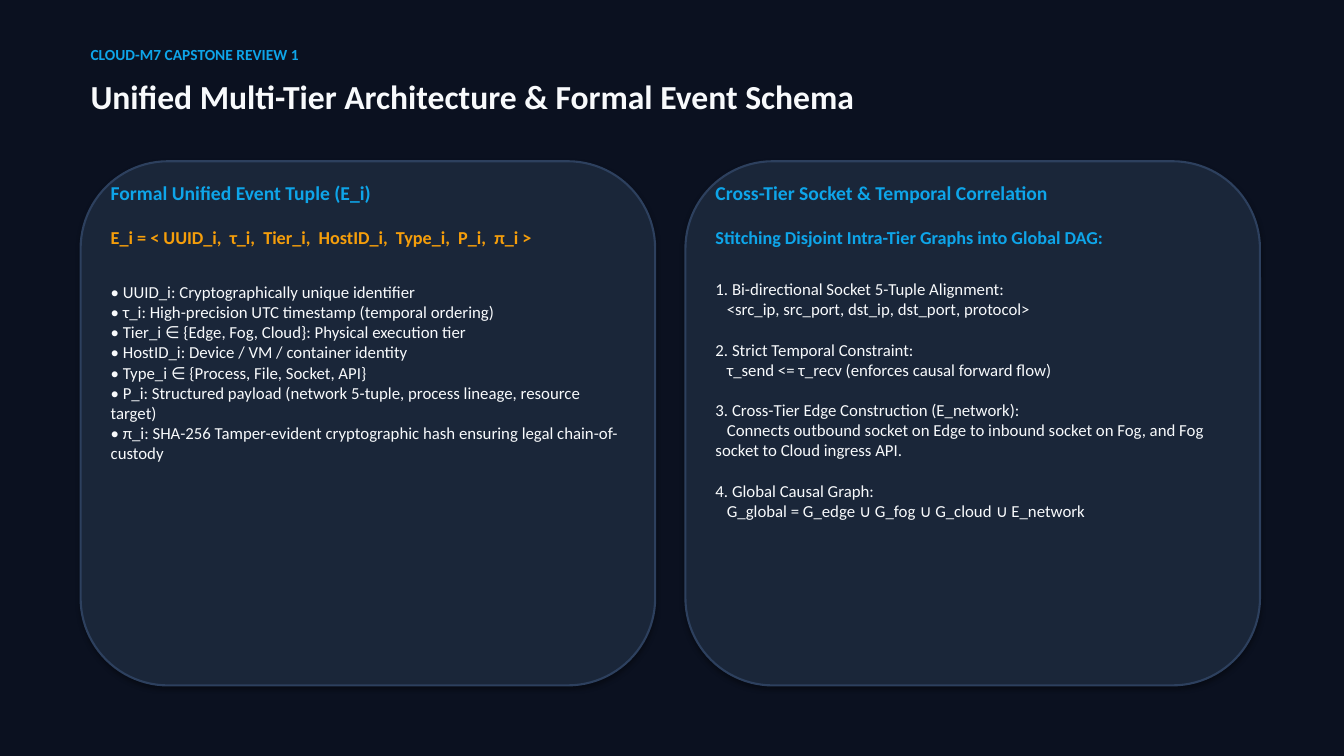
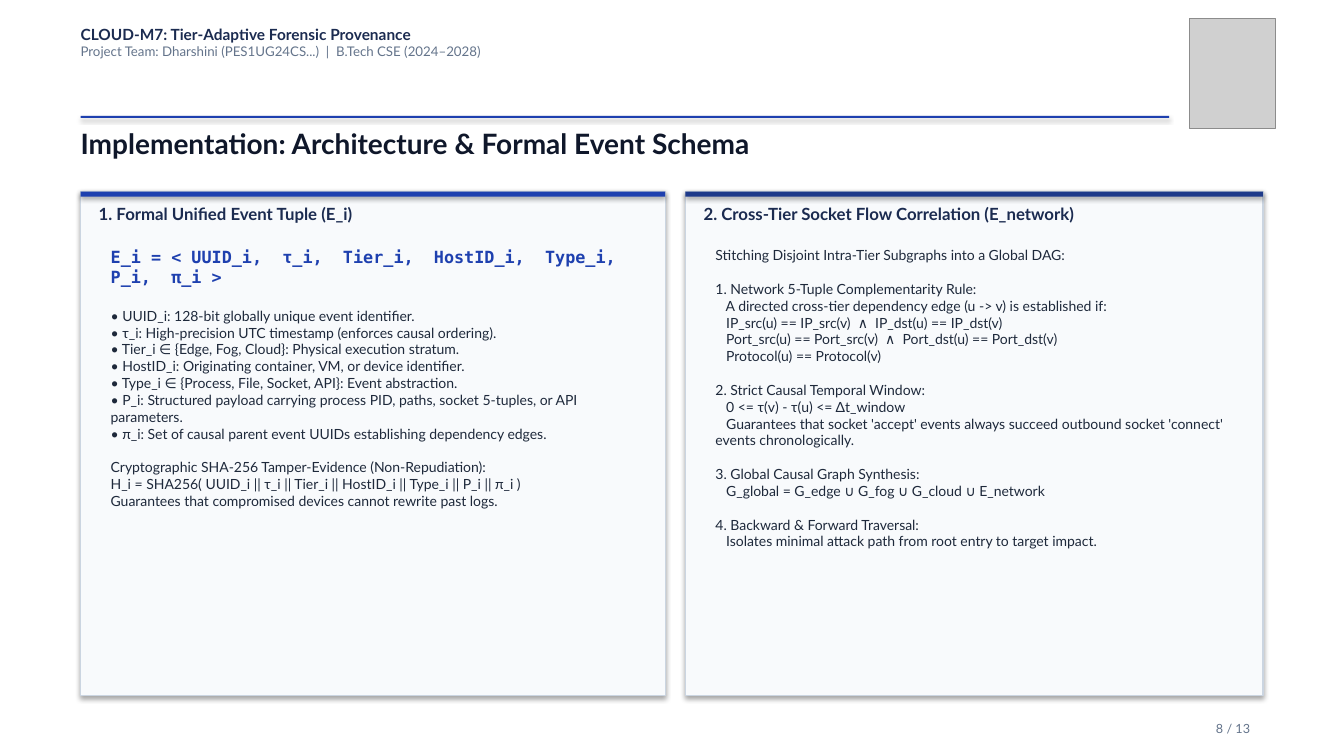
Before and after one commit to DharshiniPES/cloud-m7, a slide deck: slide 8 of reports/CLOUD-M7_Review1_Presentation.pptx (slide 4 before the commit). Drawn at 1344x756 pixels with LibreOffice and Linux fonts; fonts in the diff are those of the drawing; grey boxes stand for pictures. Boxes give left, top, right and bottom in pixels: in the first picture for what was removed or moved away, otherwise in the second. Text is boxed around its words. In the diff, an @@ line names an element or a change of style, - is before the commit and + after.

Commit message:
feat(presentation): official PES University template PPT with 5 research papers and formal white-and-blue theme

```diff
--- a/reports/CLOUD-M7_Review1_Presentation.pptx
+++ b/reports/CLOUD-M7_Review1_Presentation.pptx
@@ rectangle at (0,0,1344,756): fill #0B1120 to #FFFFFF @@
@@ text added at (81,28,480,59), 9.5 pt, text #64748B @@
+CLOUD-M7: Tier-Adaptive Forensic Provenance
+Project Team: Dharshini (PES1UG24CS...) | B.Tech CSE (2024–2028)
@@ picture added at (1190,18,1275,129) @@
@@ text removed at (91,50,299,60) @@
-CLOUD-M7 CAPSTONE REVIEW 1
@@ rectangle added at (81,116,1170,118), fill #1E40AF @@
@@ text at (81,133,749,159): text changed; size 24 to 20 pt; font Calibri to Lato; text colour #F8FAFC to #0F172A @@
-Unified Multi-Tier Architecture & Formal Event Schema
+Implementation: Architecture & Formal Event Schema
@@ rounded rectangle removed at (81,161,655,686) @@
@@ rounded rectangle removed at (686,161,1260,686) @@
@@ rectangle added at (81,192,665,696), fill #F8FAFC, outline #CBD5E1 1 pt @@
@@ rectangle added at (81,192,665,197), fill #1E40AF @@
@@ text at (99,207,352,223): text changed; size 14 to 12 pt; font Calibri to Lato; text colour #0EA5E9 to #1B2B50 @@
-Formal Unified Event Tuple (E_i)
+1. Formal Unified Event Tuple (E_i)
@@ rectangle added at (686,192,1263,696), fill #F8FAFC, outline #CBD5E1 1 pt @@
@@ rectangle added at (686,192,1263,197), fill #1E3A8A @@
@@ text at (704,207,1073,223): text changed; size 14 to 12 pt; font Calibri to Lato; text colour #0EA5E9 to #1B2B50 @@
-Cross-Tier Socket & Temporal Correlation
+2. Cross-Tier Socket Flow Correlation (E_network)
@@ text "E_i = < UUID_i, τ_i, ...": place and size @@
-text "E_i = < UUID_i, τ_i, ..." at (111,231,617,462)
+text "E_i = < UUID_i, τ_i, ..." at (111,250,616,509)
@@ text at (111,250,616,287): size 13 to 12 pt, font Calibri to DejaVu Sans Mono, text colour #F59E0B to #1E40AF in "E_i = < UUID_i, τ_i, Tier_i, HostID_i, ..." @@
@@ text at (715,249,1222,549): text changed; size 12 to 10 pt; font Calibri to Lato; text colour #F8FAFC to #1E293B @@
-Stitching Disjoint Intra-Tier Graphs into Global DAG:
-1. Bi-directional Socket 5-Tuple Alignment:
-<src_ip, src_port, dst_ip, dst_port, protocol>
-2. Strict Temporal Constraint:
-τ_send <= τ_recv (enforces causal forward flow)
-3. Cross-Tier Edge Construction (E_network):
-Connects outbound socket on Edge to inbound socket on Fog, and Fog socket to Cloud ingress API.
-4. Global Causal Graph:
-G_global = G_edge ∪ G_fog ∪ G_cloud ∪ E_network
+Stitching Disjoint Intra-Tier Subgraphs into a Global DAG:
+1. Network 5-Tuple Complementarity Rule:
+A directed cross-tier dependency edge (u -> v) is established if:
+IP_src(u) == IP_src(v) ∧ IP_dst(u) == IP_dst(v)
+Port_src(u) == Port_src(v) ∧ Port_dst(u) == Port_dst(v)
+Protocol(u) == Protocol(v)
+2. Strict Causal Temporal Window:
+0 <= τ(v) - τ(u) <= Δt_window
+Guarantees that socket 'accept' events always succeed outbound socket 'connect' events chronologically.
+3. Global Causal Graph Synthesis:
+G_global = G_edge ∪ G_fog ∪ G_cloud ∪ E_network
+4. Backward & Forward Traversal:
+Isolates minimal attack path from root entry to target impact.
@@ text at (111,310,578,509): text changed; size 12 to 10 pt; font Calibri to Lato; text colour #F8FAFC to #1E293B @@
-• UUID_i: Cryptographically unique identifier
-• τ_i: High-precision UTC timestamp (temporal ordering)
-• Tier_i ∈ {Edge, Fog, Cloud}: Physical execution tier
-• HostID_i: Device / VM / container identity
-• Type_i ∈ {Process, File, Socket, API}
-• P_i: Structured payload (network 5-tuple, process lineage, resource target)
-• π_i: SHA-256 Tamper-evident cryptographic hash ensuring legal chain-of-custody
+• UUID_i: 128-bit globally unique event identifier.
+• τ_i: High-precision UTC timestamp (enforces causal ordering).
+• Tier_i ∈ {Edge, Fog, Cloud}: Physical execution stratum.
+• HostID_i: Originating container, VM, or device identifier.
+• Type_i ∈ {Process, File, Socket, API}: Event abstraction.
+• P_i: Structured payload carrying process PID, paths, socket 5-tuples, or API parameters.
+• π_i: Set of causal parent event UUIDs establishing dependency edges.
+Cryptographic SHA-256 Tamper-Evidence (Non-Repudiation):
+H_i = SHA256( UUID_i || τ_i || Tier_i || HostID_i || Type_i || P_i || π_i )
+Guarantees that compromised devices cannot rewrite past logs.
@@ text added at (1216,724,1250,733), 9 pt, text #64748B @@
+8 / 13
```
Also in this commit, not shown: 1 other slide changed, 11 slides added, 9 slides removed, 6 other files.
